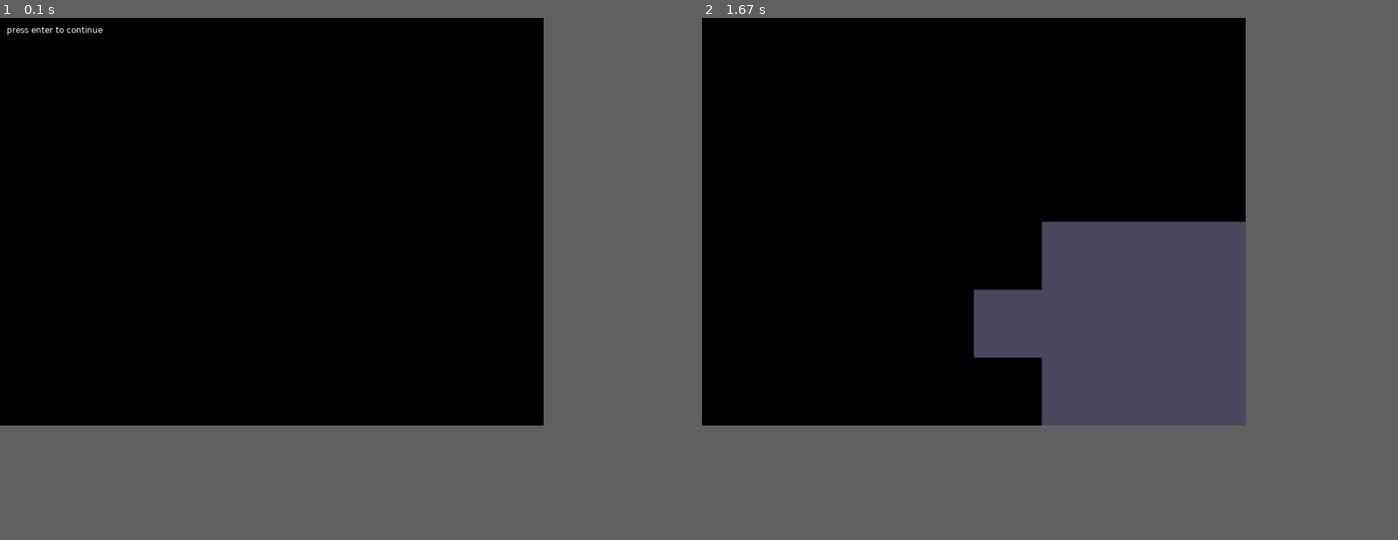
Above: before the commit, frames 1-2 (left to right).
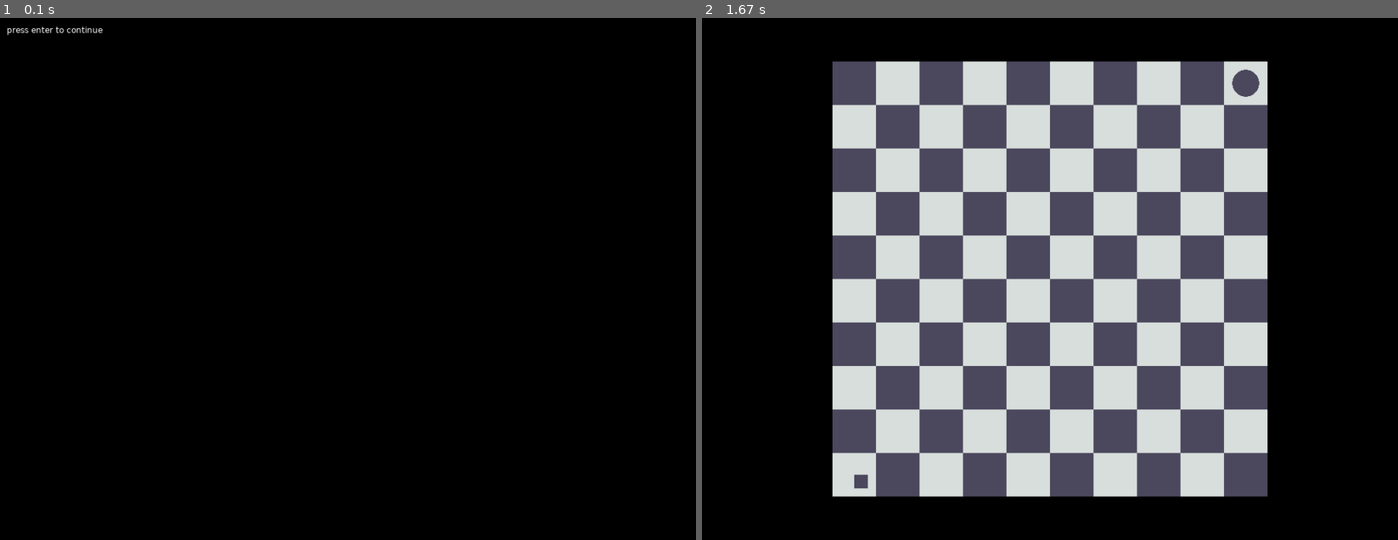
Above: after the commit, the same moments.

Repository: dogconnoisseur/shift
Game: LÖVE game, started from main.lua
The game is run twice, just before and just after one commit, with the same random seed, the same clock (stepped at 60 frames per second) and the same inputs.
Inputs:
- Up to frame 1 (0.1 s): no input
- Up to frame 2 (1.67 s): tap Enter at 0.33 s
In our replay, the window is 703x527 before the commit and 900x675 after it. These sizes can differ from the game's own. Grey fills any space a smaller window leaves; there, only what the larger window draws over its background counts as a difference.

The runs differ from the first frame. In frame 2, 46% of the frame differs, in the area x 18-82%, y 8-92%.

Commit message:
drawing entites on grid

Diff:
--- /dev/null
+++ b/conf.lua
@@ -0,0 +1,4 @@
+function love.conf(t)
+	t.window.width = 1024
+	t.window.height = 768
+end
--- a/main.lua
+++ b/main.lua
@@ -10,6 +10,8 @@
 
 local canvas
 function love.load()
+	love.graphics.setDefaultFilter("nearest", "nearest")
+
 	GameState.registerEvents()
 	GameState.switch(menu)
 
--- a/src/entities/monster.lua
+++ b/src/entities/monster.lua
@@ -4,7 +4,7 @@
 local Monster = {}
 Monster.__index = Monster
 
-setmetatable(Monster, getmetatable(Entity))
+setmetatable(Monster, Entity)
 
 function Monster:new()
 	local instance = Entity.new(self, Constants.ENTITIES.MONSTER)
@@ -14,4 +14,8 @@
 	return instance
 end
 
+function Monster:draw(x, y)
+	love.graphics.circle("fill", x, y, 5)
+end
+
 return Monster
--- a/src/entities/player.lua
+++ b/src/entities/player.lua
@@ -4,7 +4,7 @@
 local Player = {}
 Player.__index = Player
 
-setmetatable(Player, getmetatable(Entity))
+setmetatable(Player, Entity)
 
 function Player:new()
 	local instance = Entity.new(self, Constants.ENTITIES.PLAYER)
@@ -14,8 +14,8 @@
 	return instance
 end
 
-function Player:draw()
-	love.graphics.rectangle("fill", self.position.x, self.position.y, 100, 100)
+function Player:draw(x, y)
+	love.graphics.rectangle("fill", x, y, 5, 5)
 end
 
 function Player:update(dt) end
--- a/src/grid.lua
+++ b/src/grid.lua
@@ -28,7 +28,7 @@
 
 function Grid:isEmpty() end
 
-function Grid:draw()
+function Grid:drawGrid()
 	local currentY
 	local currentX
 	for i = 0, #self.cells - 1 do
@@ -57,6 +57,37 @@
 	end
 end
 
+function Grid:drawEntities()
+	for i = 1, self.width * self.height do
+		if self.cellData[i] ~= 0 then
+			local coords = self:getCellCenter(i)
+			self.entities[self.cellData[i]]:draw(coords.x, coords.y)
+		end
+	end
+end
+
+function Grid:getCellCoords(i)
+	i = i - 1
+	local currentX = i % self.width * Constants.CELL_DIMENSIONS.WIDTH
+	local currentY = math.floor(i / self.width) * Constants.CELL_DIMENSIONS.HEIGHT
+	return { x = currentX, y = currentY }
+end
+
+function Grid:getCellCenter(i)
+	local coords = self:getCellCoords(i)
+	local centerX = coords.x + (self.cellWidth / 2)
+	local centerY = coords.y + (self.cellHeight / 2)
+	return { x = centerX, y = centerY }
+end
+
+function Grid:getTotalWidth()
+	return self.width * self.cellWidth
+end
+
+function Grid:getTotalHeight()
+	return self.height * self.cellHeight
+end
+
 function Grid:__tostring()
 	return "[ " .. table.concat(self.cells, ", ") .. " ]"
 end
--- a/src/map.lua
+++ b/src/map.lua
@@ -21,15 +21,15 @@
 
 	local screenWidth = love.graphics.getWidth()
 	local screenHeight = love.graphics.getHeight()
-	local levelWidth = self.grid.width
-	local levelHeight = self.grid.height
+	local levelWidth = self.grid:getTotalWidth()
+	local levelHeight = self.grid:getTotalHeight()
 
 	local scaleX = screenWidth / levelWidth
 	local scaleY = screenHeight / levelHeight
-	scale = math.min(scaleX, scaleY)
+	scale = math.floor(math.min(scaleX, scaleY))
 
-	offsetX = (screenWidth - (levelWidth * scale) / 2)
-	offsetY = (screenHeight - (levelHeight * scale) / 2)
+	offsetX = (screenWidth - (levelWidth * scale)) / 2
+	offsetY = (screenHeight - (levelHeight * scale)) / 2
 end
 
 function Map:moveEntity(direction) end
@@ -37,9 +37,11 @@
 function Map:draw()
 	love.graphics.push()
 	love.graphics.translate(offsetX, offsetY)
+
 	love.graphics.scale(scale, scale)
 
-	self.grid:draw()
+	self.grid:drawGrid()
+	self.grid:drawEntities()
 	love.graphics.pop()
 end
 
--- a/src/states/play.lua
+++ b/src/states/play.lua
@@ -31,8 +31,9 @@
 	player = Player:new()
 	monster = Monster:new()
 
+	local entities = { [Constants.ENTITY_IDS.PLAYER] = player, [Constants.ENTITY_IDS.MONSTER] = monster }
 	map = Map:new()
-	map:init(level1.width, level1.height, level1.entities, level1.cells)
+	map:init(level1.width, level1.height, entities, level1.cells)
 end
 
 function play:update(dt)
@@ -45,8 +46,6 @@
 
 function play:draw()
 	map:draw()
-
-	player:draw()
 end
 
 return play
--- a/src/utils/helpers.lua
+++ b/src/utils/helpers.lua
@@ -8,4 +8,12 @@
 		hex:len() == 8 and tonumber("0x" .. hex:sub(7, 8)) / 255 or 1
 end
 
+function helpers.invertDictionary(t)
+	local inverted = {}
+	for k, v in pairs(t) do
+		inverted[v] = k
+	end
+	return inverted
+end
+
 return helpers
